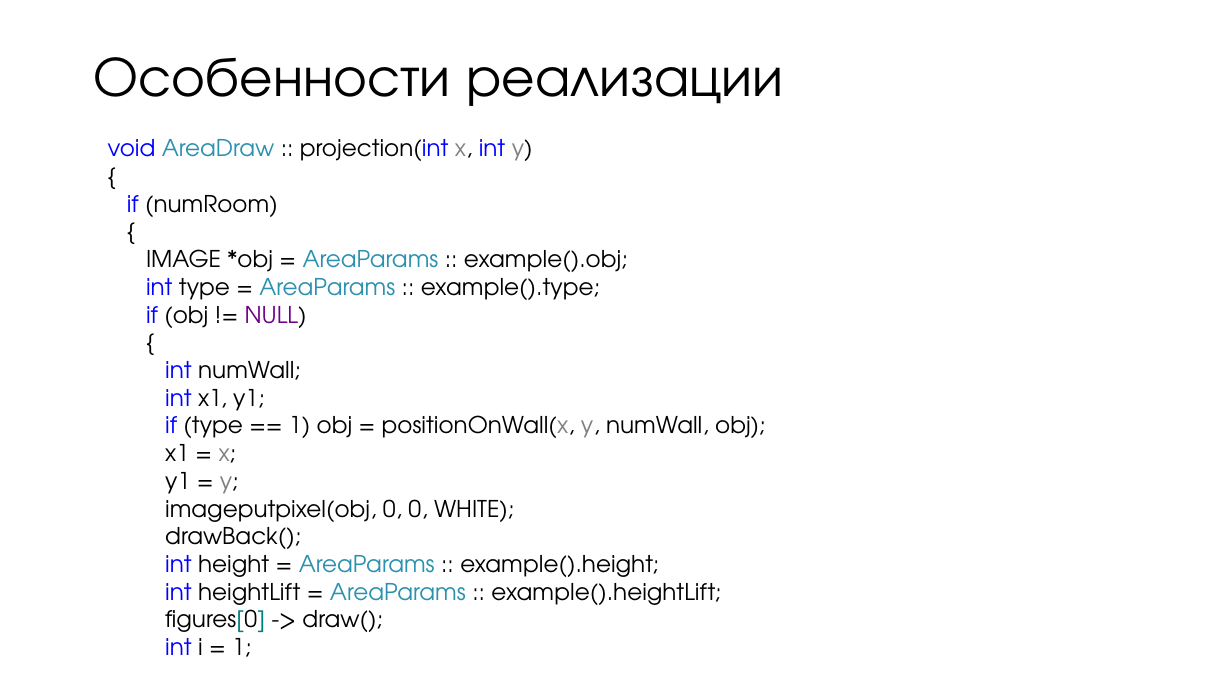
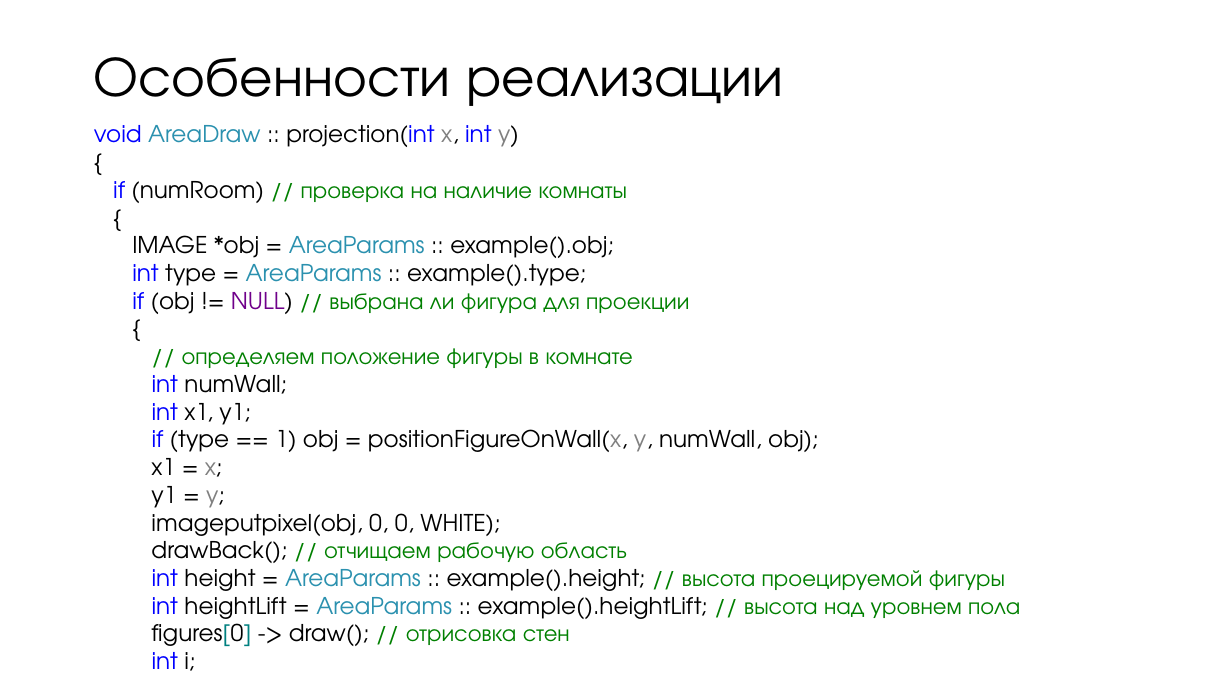
Before and after one commit to vladaderina/The-program-for-furniture-placement, a slide deck: slide 7 of Программа для размещения мебели.pptx. Drawn at 1232x693 pixels with LibreOffice and Linux fonts; fonts in the diff are those of the drawing. Boxes give left, top, right and bottom in pixels: in the first picture for what was removed or moved away, otherwise in the second. Text is boxed around its words. In the diff, an @@ line names an element or a change of style, - is before the commit and + after.

```diff
--- a/Программа для размещения мебели.pptx
+++ b/Программа для размещения мебели.pptx
@@ text "void AreaDraw :: projection(int x, ...": place and size @@
-text "void AreaDraw :: projection(int x, ..." at <box>108,139,765,657</box>
+text "void AreaDraw :: projection(int x, ..." at <box>94,125,1020,671</box>
@@ text at <box>113,181,628,203</box>: text changed; text colour #000000 to #008000 @@
-if (numRoom)
+if (numRoom) // проверка на наличие комнаты
@@ text at <box>132,285,689,320</box>: text changed; text colour #000000 to #008000 @@
-if (obj != NULL)
+if (obj != NULL) // выбрана ли фигура для проекции
@@ text at <box>182,348,633,368</box>: paragraph added @@
+// определяем положение фигуры в комнате
@@ text at <box>152,424,818,459</box>: text changed @@
-if (type == 1) obj = positionOnWall(x, y, numWall, obj);
+if (type == 1) obj = positionFigureOnWall(x, y, numWall, obj);
@@ text at <box>151,535,1020,671</box>: text changed @@
-drawBack();
-int height = AreaParams :: example().height;
-int heightLift = AreaParams :: example().heightLift;
-figures[0] -> draw();
-int i = 1;
+drawBack(); // отчищаем рабочую область
+int height = AreaParams :: example().height; // высота проецируемой фигуры
+int heightLift = AreaParams :: example().heightLift; // высота над уровнем пола
+figures[0] -> draw(); // отрисовка стен
+int i;
```
Also in this commit, not shown: 8 other slides changed, 8 other files.
